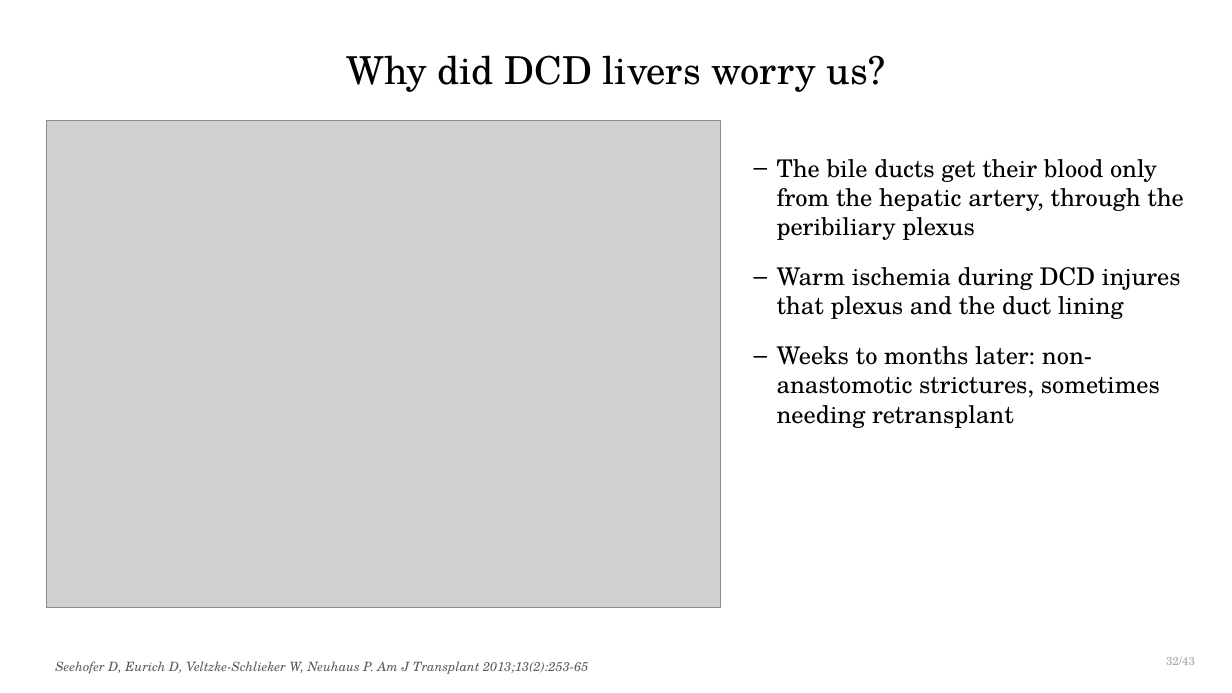
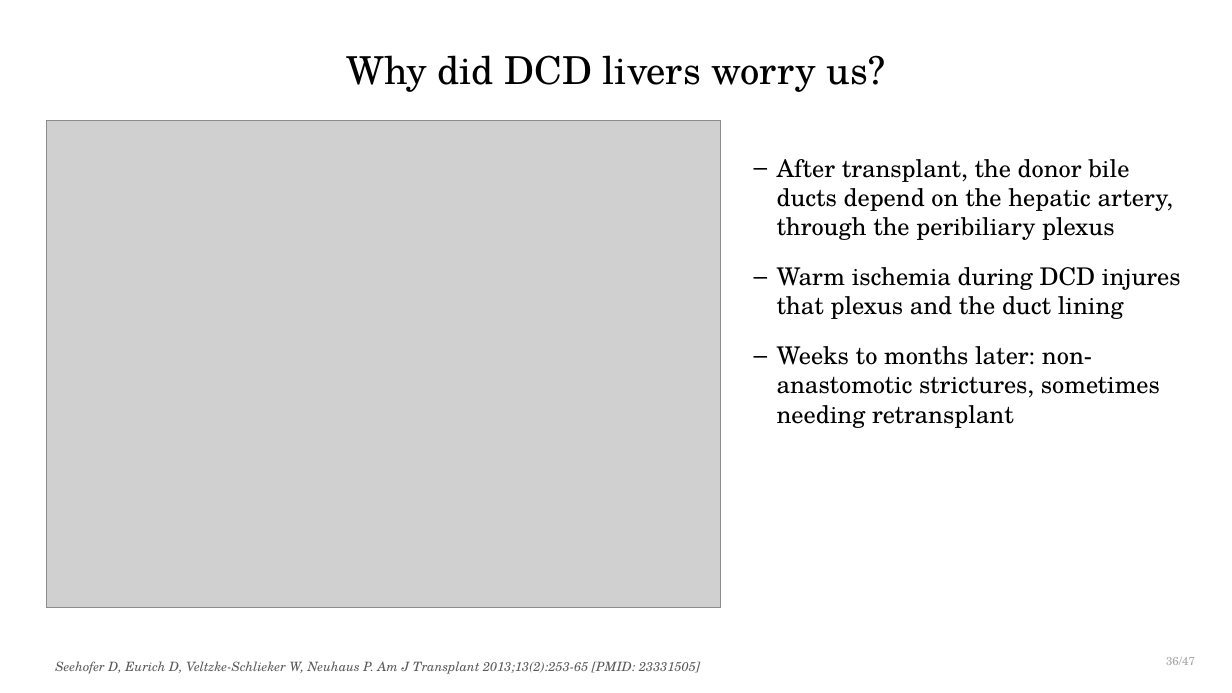
Before and after one commit to qaddodi/mohammad-almeqdadi-lectures, a slide deck: slide 38 of lectures/liver-transplant-grand-rounds-mmc-2026/Liver Transplantation When to Refer and Whats New.pptx (slide 34 before the commit). Drawn at 1232x693 pixels with LibreOffice and Linux fonts; fonts in the diff are those of the drawing; grey boxes stand for pictures. Boxes give left, top, right and bottom in pixels: in the first picture for what was removed or moved away, otherwise in the second. Text is boxed around its words. In the diff, an @@ line names an element or a change of style, - is before the commit and + after.

```diff
--- a/lectures/liver-transplant-grand-rounds-mmc-2026/Liver Transplantation When to Refer and Whats New.pptx
+++ b/lectures/liver-transplant-grand-rounds-mmc-2026/Liver Transplantation When to Refer and Whats New.pptx
@@ text at (x1=777, y1=159, x2=1174, y2=240): text changed @@
-– The bile ducts get their blood only from the hepatic artery, through the peribiliary plexus
+– After transplant, the donor bile ducts depend on the hepatic artery, through the peribiliary plexus
@@ text at (x1=1166, y1=657, x2=1195, y2=665): text changed @@
-32/43
+36/47
@@ text at (x1=55, y1=661, x2=700, y2=674): text changed @@
-Seehofer D, Eurich D, Veltzke-Schlieker W, Neuhaus P. Am J Transplant 2013;13(2):253-65
+Seehofer D, Eurich D, Veltzke-Schlieker W, Neuhaus P. Am J Transplant 2013;13(2):253-65 [PMID: 23331505]
```
Also in this commit, not shown: 44 other slides changed, 6 slides added, 1 slide removed, 10 other files.
